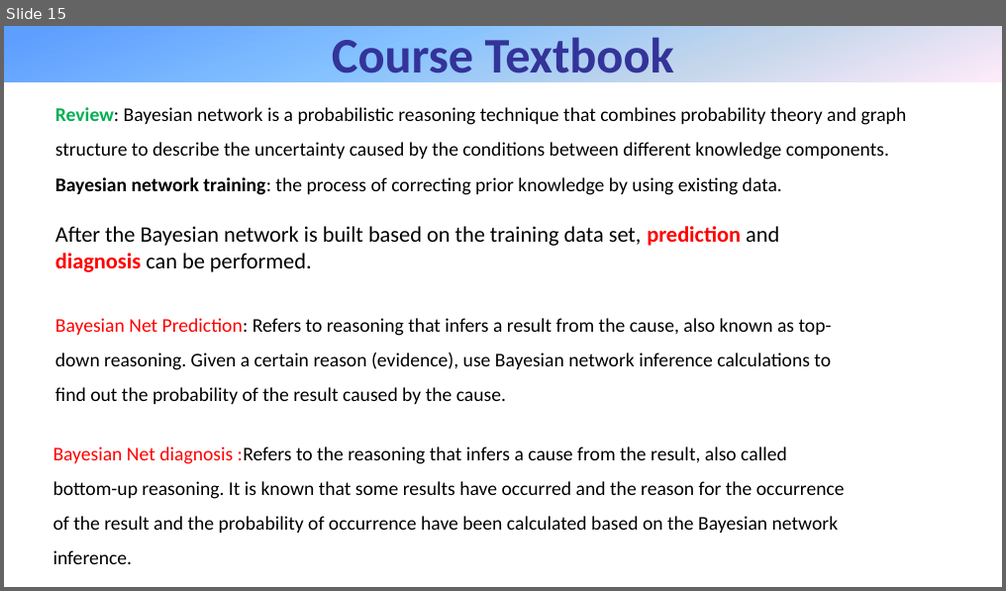
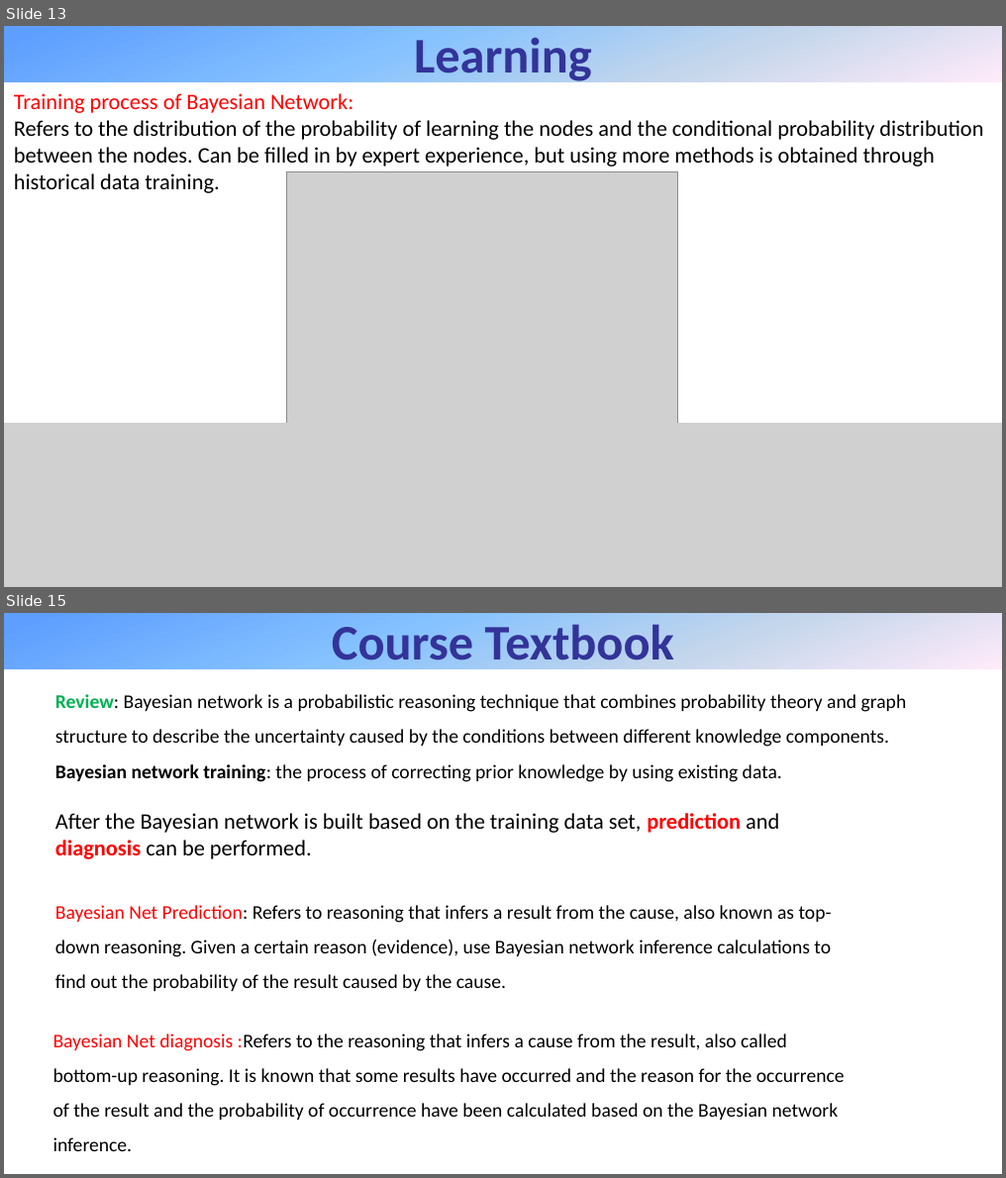
Before and after one commit to WeakX/Notes, a slide deck: ref/BayesNet.pptx. Shown one above the other, each under a label of ours: slide 15 before the commit, slides 13 and 15 after it; the slides between them are not shown. The pictures are 1006x591 and 1006x1178 pixels, drawn with LibreOffice and Linux fonts; fonts in the diff are those of the drawing; grey boxes stand for pictures. Boxes give left, top, right and bottom in pixels: in the first picture for what was removed or moved away, otherwise in the second. Text is boxed around its words. In the diff, an @@ line names an element or a change of style, - is before the commit and + after.

```diff
--- a/ref/BayesNet.pptx
+++ b/ref/BayesNet.pptx
@@ slide 13 added at (4,26,1002,587), background #FFFFFF @@
@@ rectangle added at (4,26,1002,81), fill gradient #5E9EFF to #85C2FF to #C4D6EB to #FFEBFA, 36 pt, text #333399, bold @@
+Learning
@@ text added at (14,93,353,113), 16 pt, text #FF0000 @@
+Training process of Bayesian Network:
@@ text added at (14,120,983,193), 16 pt, text #000000 @@
+Refers to the distribution of the probability of learning the nodes and the conditional probability distribution between the nodes. Can be filled in by expert experience, but using more methods is obtained through historical data training.
@@ picture added at (286,172,677,429) @@
@@ picture added at (4,423,1002,587) @@
```
Also in this commit, not shown: 2 slides changed, 2 other slides added, 3 slides removed.
